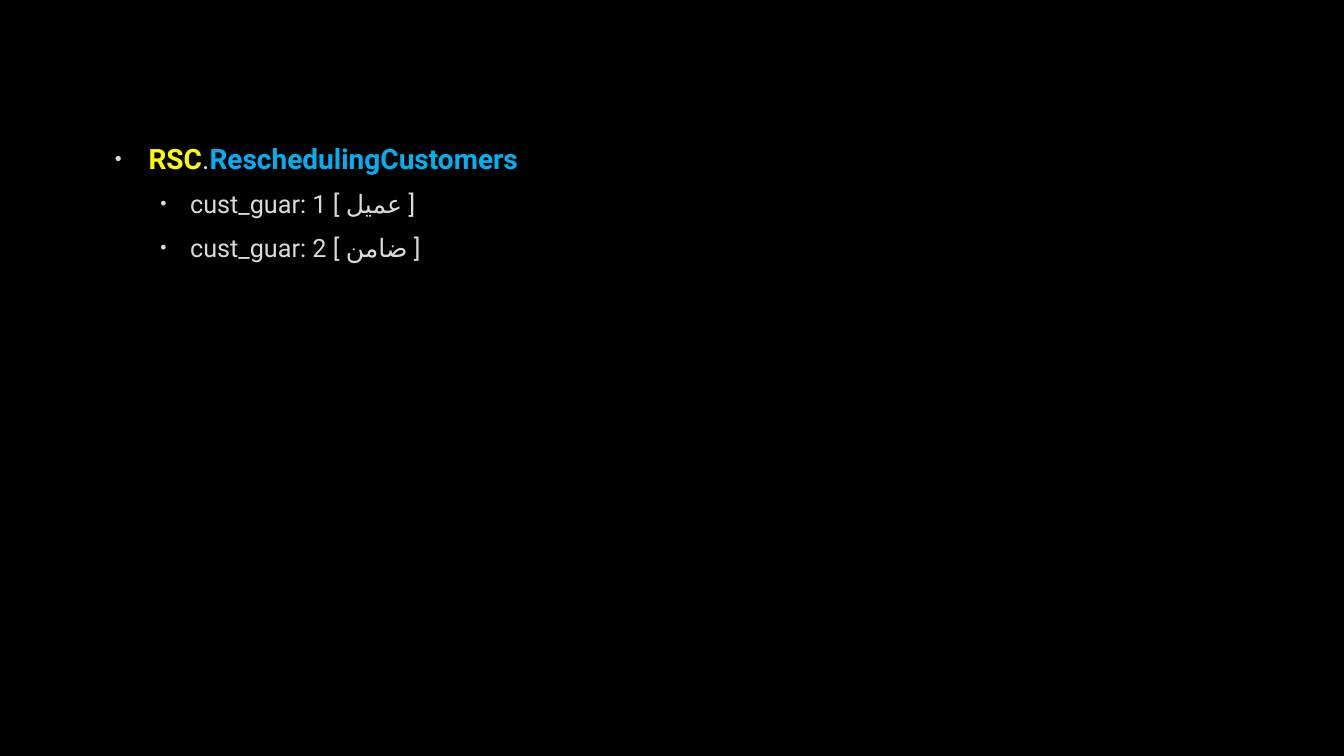
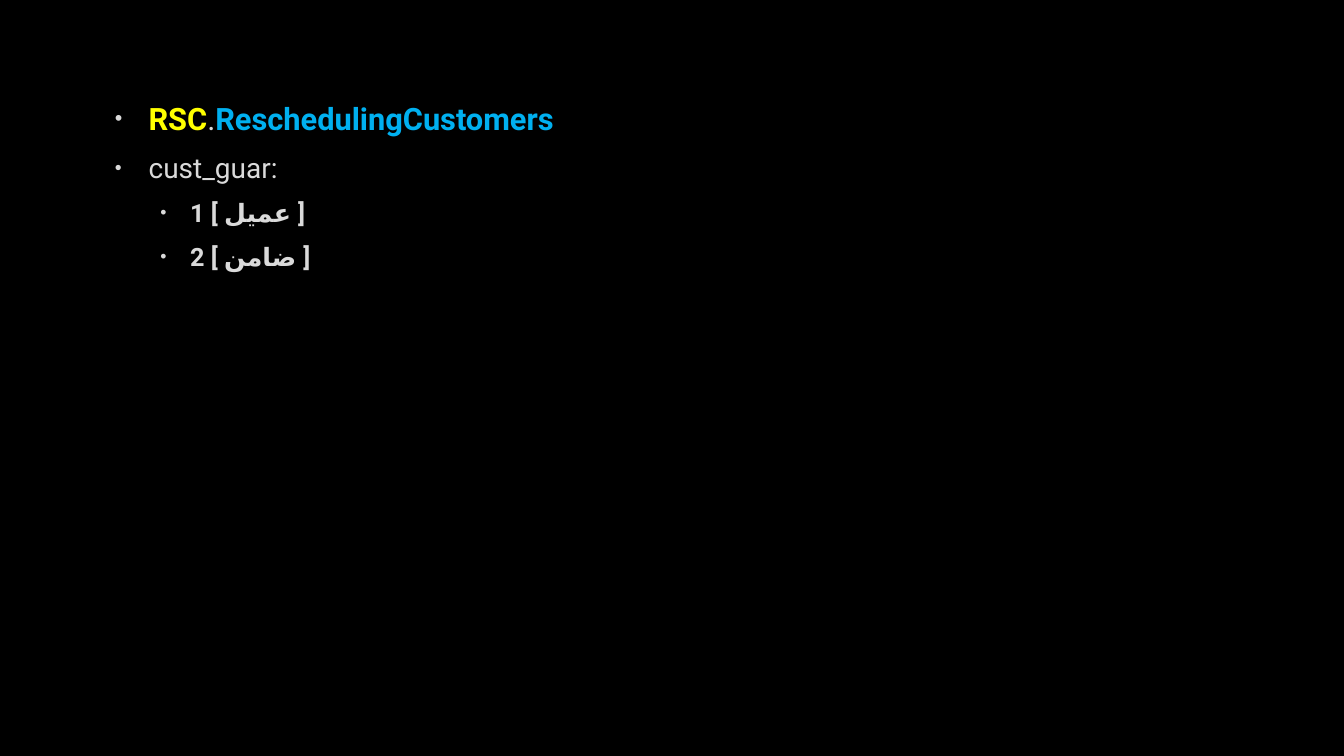
Before and after one commit to AhmedMohamedSamir1/Summary, a slide deck: slide 202 of Dot Net/Business.pptx (slide 208 before the commit). Drawn at 1344x756 pixels with LibreOffice and Linux fonts; fonts in the diff are those of the drawing; background and template pictures are left out. Boxes give left, top, right and bottom in pixels: in the first picture for what was removed or moved away, otherwise in the second. Text is boxed around its words. In the diff, an @@ line names an element or a change of style, - is before the commit and + after.

```diff
--- a/Dot Net/Business.pptx
+++ b/Dot Net/Business.pptx
@@ text "RSC.ReschedulingCustomers": place and size @@
-text "RSC.ReschedulingCustomers" at box(149, 148, 518, 263)
+text "RSC.ReschedulingCustomers" at box(149, 107, 554, 272)
@@ text at box(149, 107, 554, 137): size 20 to 22 pt in "RSC.ReschedulingCustomers" @@
@@ text at box(149, 159, 296, 272): text changed; bold on @@
-  • cust_guar: 1 [ عميل ]
-  • cust_guar: 2 [ ضامن ]
+• cust_guar:
+  • 1 [ عميل ]
+  • 2 [ ضامن ]
```
Also in this commit, not shown: 5 other slides changed, 4 slides added, 10 slides removed, 7 other files.
